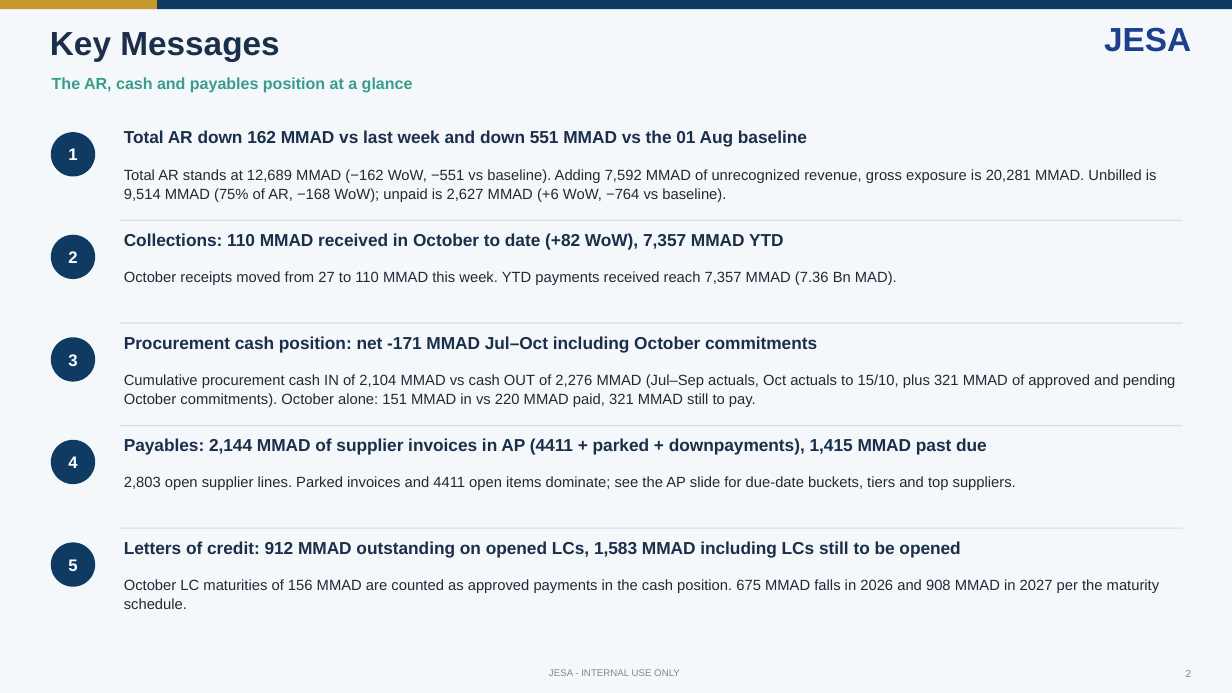
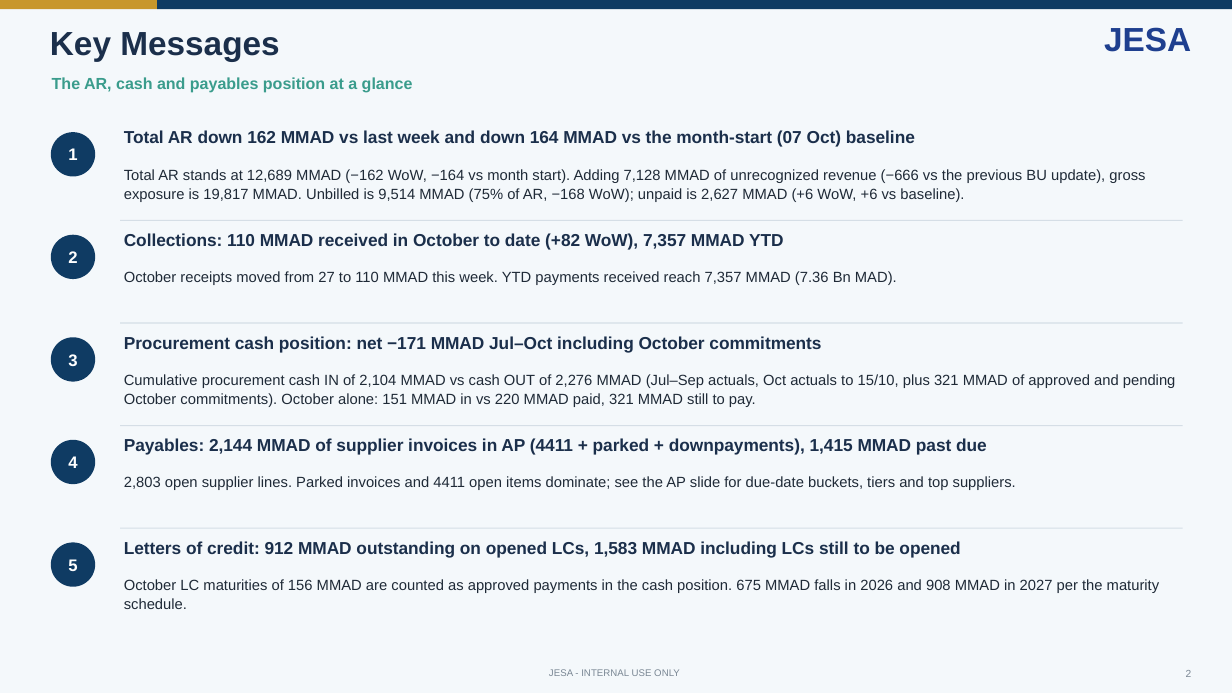
Before and after one commit to cherkaouihassan-art/Skills-Repo, a slide deck: slide 2 of weekly-ar-cash-deck/output/JESA_AR_Cash_Position_2026-10-21.pptx. Drawn at 1232x693 pixels with LibreOffice and Linux fonts; fonts in the diff are those of the drawing. Boxes give left, top, right and bottom in pixels: in the first picture for what was removed or moved away, otherwise in the second. Text is boxed around its words. In the diff, an @@ line names an element or a change of style, - is before the commit and + after.

```diff
--- a/weekly-ar-cash-deck/output/JESA_AR_Cash_Position_2026-10-21.pptx
+++ b/weekly-ar-cash-deck/output/JESA_AR_Cash_Position_2026-10-21.pptx
@@ text at (x1=124, y1=130, x2=915, y2=147): text changed @@
-Total AR down 162 MMAD vs last week and down 551 MMAD vs the 01 Aug baseline
+Total AR down 162 MMAD vs last week and down 164 MMAD vs the month-start (07 Oct) baseline
@@ text at (x1=124, y1=169, x2=1145, y2=202): text changed @@
-Total AR stands at 12,689 MMAD (−162 WoW, −551 vs baseline). Adding 7,592 MMAD of unrecognized revenue, gross exposure is 20,281 MMAD. Unbilled is 9,514 MMAD (75% of AR, −168 WoW); unpaid is 2,627 MMAD (+6 WoW, −764 vs baseline).
+Total AR stands at 12,689 MMAD (−162 WoW, −164 vs month start). Adding 7,128 MMAD of unrecognized revenue (−666 vs the previous BU update), gross exposure is 19,817 MMAD. Unbilled is 9,514 MMAD (75% of AR, −168 WoW); unpaid is 2,627 MMAD (+6 WoW, +6 vs baseline).
@@ text at (x1=124, y1=336, x2=821, y2=352): text changed @@
-Procurement cash position: net -171 MMAD Jul–Oct including October commitments
+Procurement cash position: net −171 MMAD Jul–Oct including October commitments
```
Also in this commit, not shown: 7 other slides changed, 5 other files.
